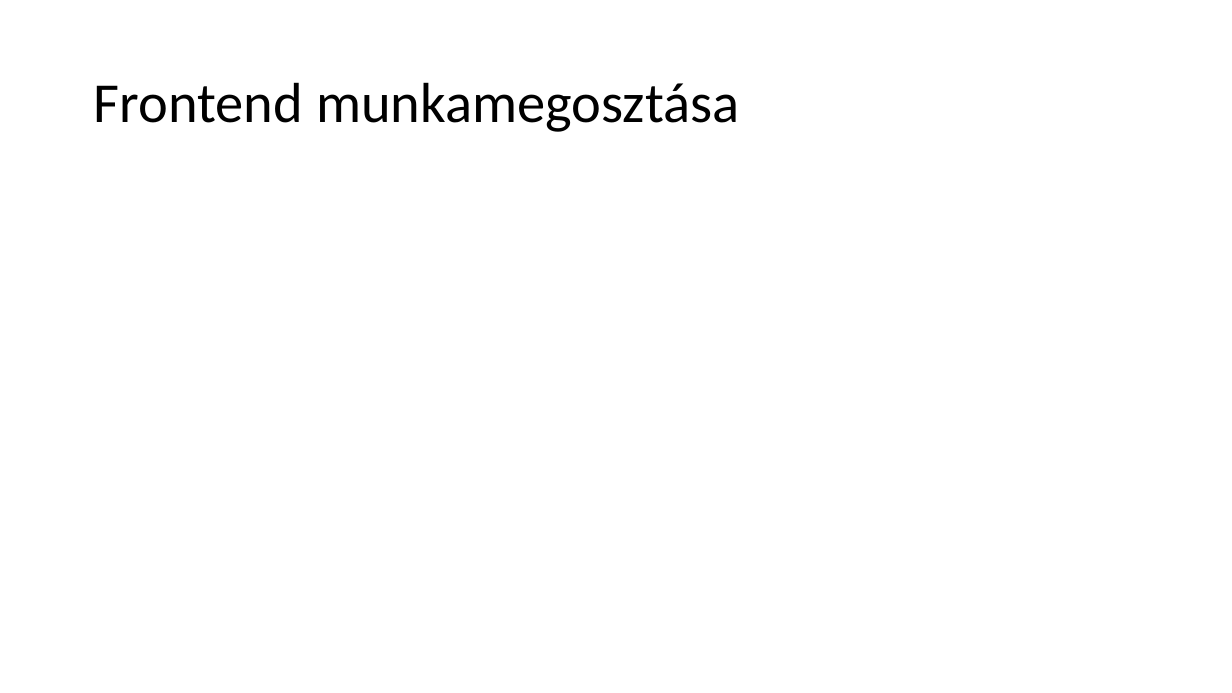
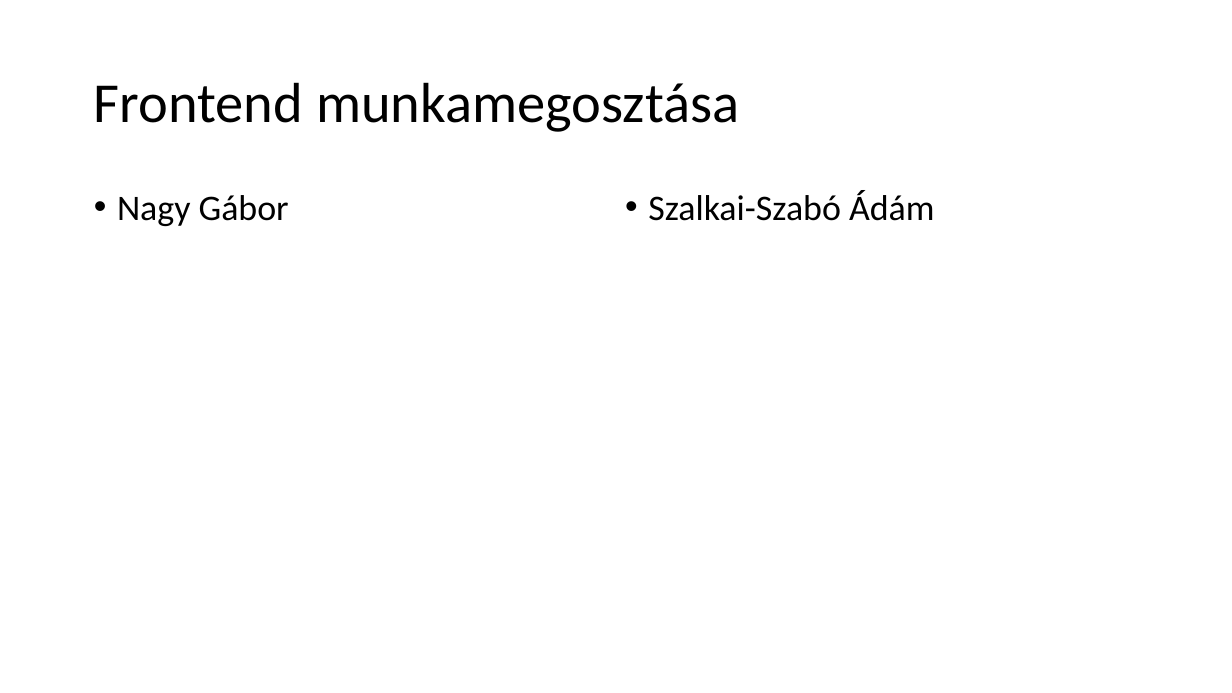
Before and after one commit to nagygabor123/vizsgaremek, a slide deck: slide 14 of Dokumentacio/Eloadas.pptx. Drawn at 1232x693 pixels with LibreOffice and Linux fonts; fonts in the diff are those of the drawing. Boxes give left, top, right and bottom in pixels: in the first picture for what was removed or moved away, otherwise in the second. Text is boxed around its words. In the diff, an @@ line names an element or a change of style, - is before the commit and + after.

```diff
--- a/Dokumentacio/Eloadas.pptx
+++ b/Dokumentacio/Eloadas.pptx
@@ text added at box(117, 195, 289, 226), 28 pt, text #000000 @@
+• Nagy Gábor
@@ text added at box(648, 190, 935, 221), 28 pt, text #000000 @@
+• Szalkai-Szabó Ádám
```
Also in this commit, not shown: 4 other slides changed, 2 slides added, 2 slides removed, 1 other file.
